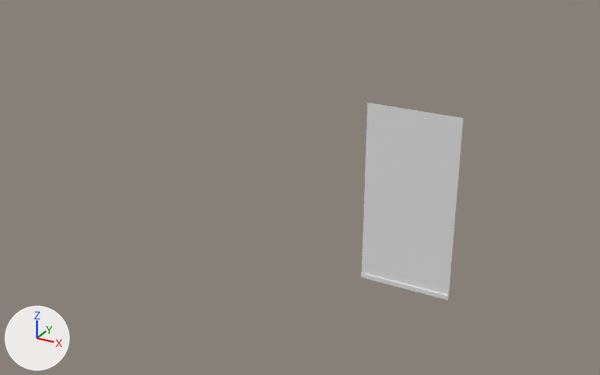
The FBX model Assets/_ART/3D_Model/Tileable/Wall/wall_04.fbx: old version first, new version second.
Before and after are seen from a camera (50 mm lens) standing at (4.26, -7.34, 4.58) and looking at (0.47, -0.45, 1.13). The axes (+X, +Y, +Z) are drawn at lower left. The lights are the same throughout. The older version comes first. Where no turn or scale is listed for an object, it has been applied to the vertices.

Objects in the first picture: 'wall_02'.
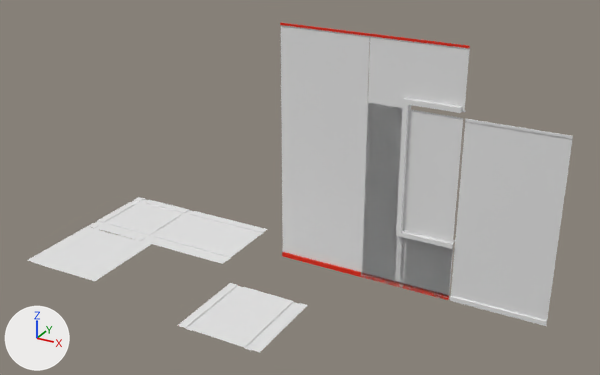
Changed parts and their boxes [x1, y1, x2, y2] in the pictures (600 x 375 px):
'wall_01', added
    after: [280, 23, 370, 277]
    faces in mat_wall (white #e7e7e7): [281, 25, 370, 272]
    faces in mat_beam (red #e72300): [280, 23, 370, 277]
'wall_01.001', added
    after: [450, 118, 573, 326]
'wall_01.002', added
    after: [361, 34, 470, 300]
    faces in mat_wall_001 (white #e7e7e7): [362, 36, 470, 295]
    faces in mat_beam_001 (red #e72300): [361, 34, 470, 300]
'floor_Flat_04', added
    after: [177, 283, 308, 352]
'floor_Flat_01', added
    after: [28, 226, 151, 281]
'floor_Flat_02', added
    after: [153, 213, 267, 264]
'floor_Flat_03', added
    after: [88, 197, 201, 244]

The change in detail:
Material 'Beam' (mat_beam) is new.
Its base color is (0.8, 0.0167, 0.0) (red #e72300).
Material 'Wall' (mat_wall) is new.
Its base color is (0.8, 0.8, 0.8) (white #e7e7e7).
Material 'Beam.001' (mat_beam_001) is new.
Its base color is (0.8, 0.0167, 0.0) (red #e72300).
Material 'Wall.001' (mat_wall_001) is new.
Its base color is (0.8, 0.8, 0.8) (white #e7e7e7).
Mesh me_plane_004 is new.
It has 124 vertices, 112 faces and spans x 0.0..1.0, y -0.02..0.0, z 0.0..2.7.
Faces by material slot: [4, 108].
It uses material mat_wall (white #e7e7e7).
It uses material mat_beam (red #e72300).
Mesh me_plane_006 is new.
It has 55 vertices, 38 faces and spans x 0.0..1.0, y -0.02..0.0, z 0.0..2.0.
Mesh me_plane_007 is new.
It has 188 vertices, 168 faces and spans x 0.0..1.0, y -0.04..0.05, z 0.0..2.7.
Faces by material slot: [42, 126].
It uses material mat_wall_001 (white #e7e7e7).
It uses material mat_beam_001 (red #e72300).
Mesh me_plane is new.
It has 51 vertices, 38 faces and spans x -1.0..0.0, y 0.0..1.0, z -0.011..0.0.
Mesh me_plane_003 is new.
It has 40 vertices, 27 faces and spans x -1.0..0.0, y -1.0..0.0, z -0.011..0.0.
Mesh me_plane_002 is new.
It has 68 vertices, 49 faces and spans x -1.0..0.0, y 0.0..1.0, z -0.011..0.0.
Mesh me_plane_001 is new.
It has 40 vertices, 27 faces and spans x -1.0..0.0, y 0.0..1.0, z -0.011..0.0.
Object 'wall_01' (ob_wall_01) is new; it shows me_plane_004.
Its location is (0.0, 0.0, 0.0).
Object 'wall_01.001' (ob_wall_01_001) is new; it shows me_plane_006.
Its location is (2.022, 0.0, 0.0).
Object 'wall_01.002' (ob_wall_01_002) is new; it shows me_plane_007.
Its location is (1.005, 0.0, 0.0).
Object 'floor_Flat_01' (ob_floor_flat_01) is new; it shows me_plane.
Its location is (-1.5, -1.5, 0.0).
Object 'floor_Flat_04' (ob_floor_flat_04) is new; it shows me_plane_003.
Its location is (0.613, -0.524, -0.201).
Object 'floor_Flat_03' (ob_floor_flat_03) is new; it shows me_plane_002.
Its location is (-1.5, -0.5, 0.0).
Object 'floor_Flat_02' (ob_floor_flat_02) is new; it shows me_plane_001.
Its location is (-0.5, -0.5, 0.0).
